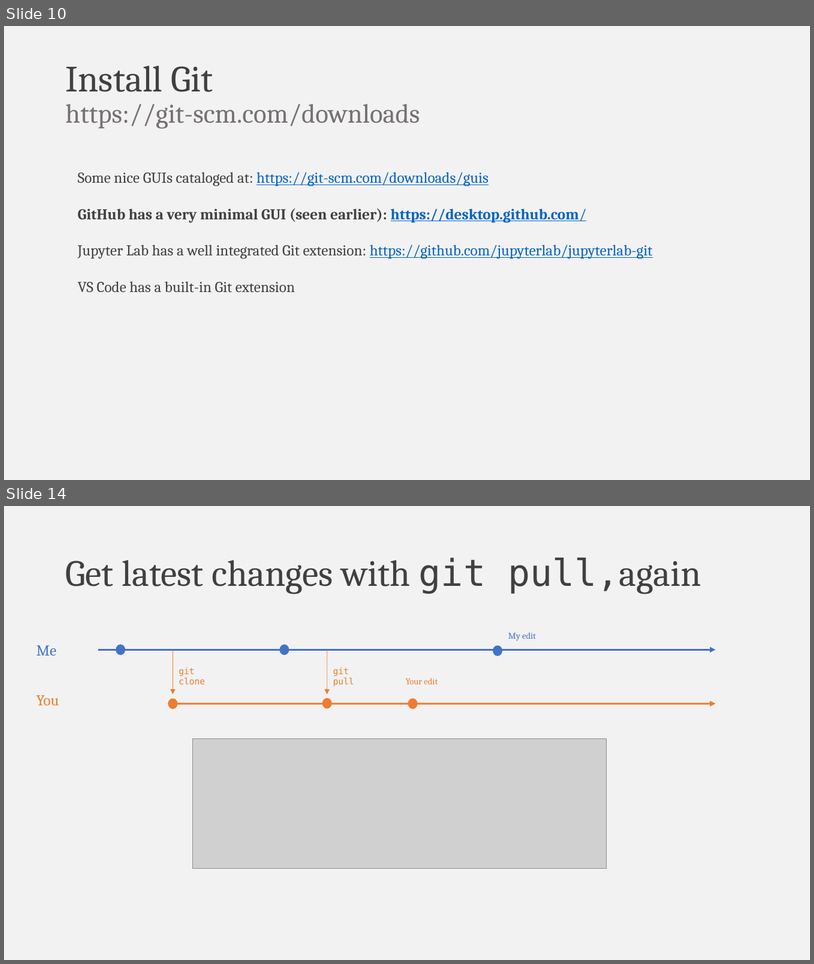
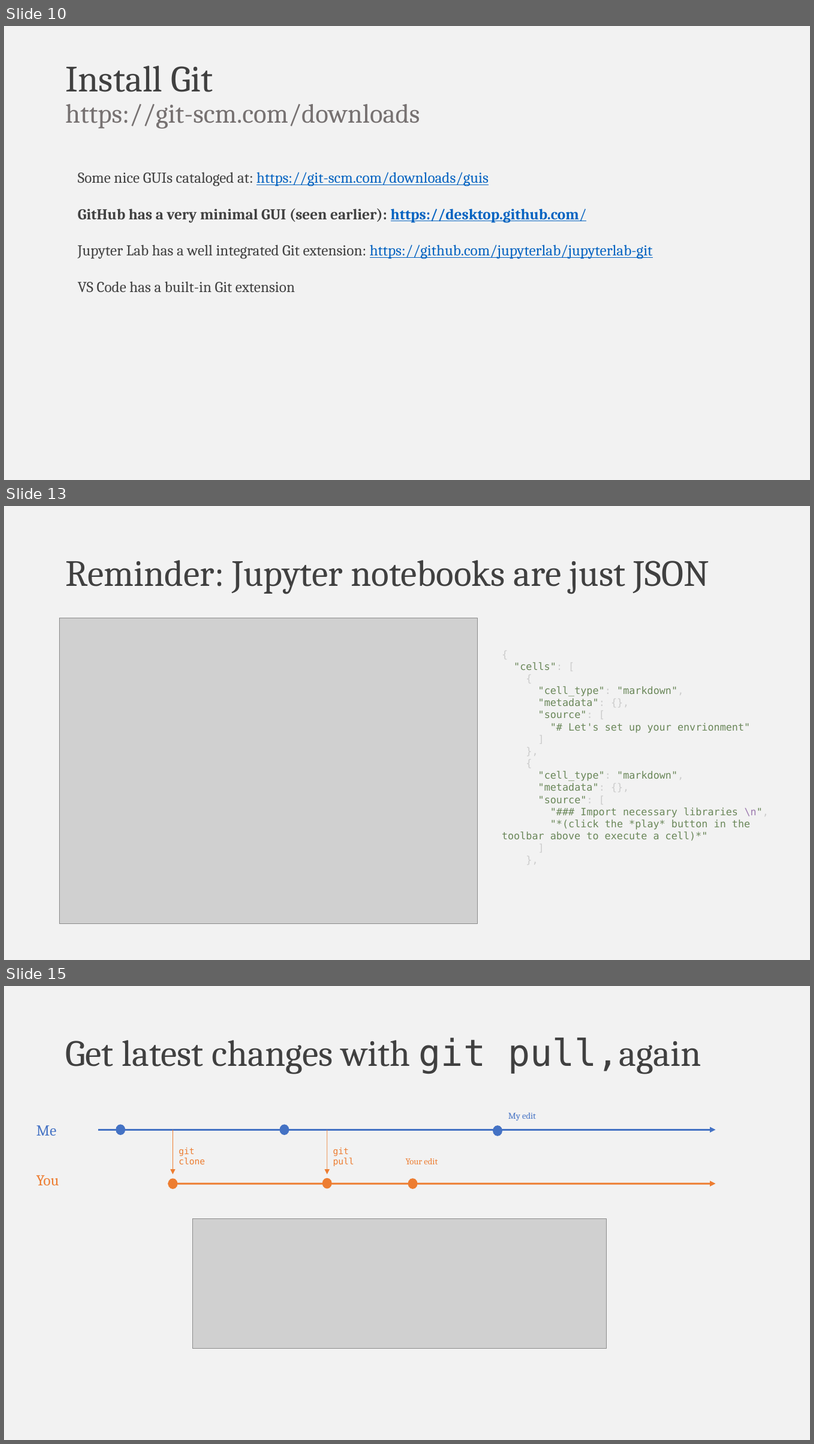
Before and after one commit to falconair/ProgrammingForAnalytics, a slide deck: lectures/050_git_version_control/Why do you need version control.pptx. Shown one above the other, each under a label of ours: slides 10 and 14 before the commit, slides 10, 13 and 15 after it; the slides between them are not shown. The pictures are 814x964 and 814x1444 pixels, drawn with LibreOffice and Linux fonts; fonts in the diff are those of the drawing; grey boxes stand for pictures. Boxes give left, top, right and bottom in pixels: in the first picture for what was removed or moved away, otherwise in the second. Text is boxed around its words. In the diff, an @@ line names an element or a change of style, - is before the commit and + after.

```diff
--- a/lectures/050_git_version_control/Why do you need version control.pptx
+++ b/lectures/050_git_version_control/Why do you need version control.pptx
@@ slide 13 added at <box>4,506,810,960</box>, background #F2F2F2 @@
@@ title added at <box>65,560,710,594</box>, 44 pt, text #404040 @@
+Reminder: Jupyter notebooks are just JSON
@@ picture added at <box>60,618,478,924</box> @@
@@ text added at <box>502,662,769,840</box>, 12 pt, text #6A8759 @@
+{
+"cells": [
+{
+"cell_type": "markdown",
+"metadata": {},
+"source": [
+"# Let's set up your envrionment"
+]
+},
+{
+"cell_type": "markdown",
+"metadata": {},
+"source": [
+"### Import necessary libraries \n",
+"*(click the *play* button in the toolbar above to execute a cell)*"
+]
+},
@@ what was slide 14 is now slide 15 @@
```
Also in this commit, not shown: 10 slides changed, 4 other slides added, 1 other file.
